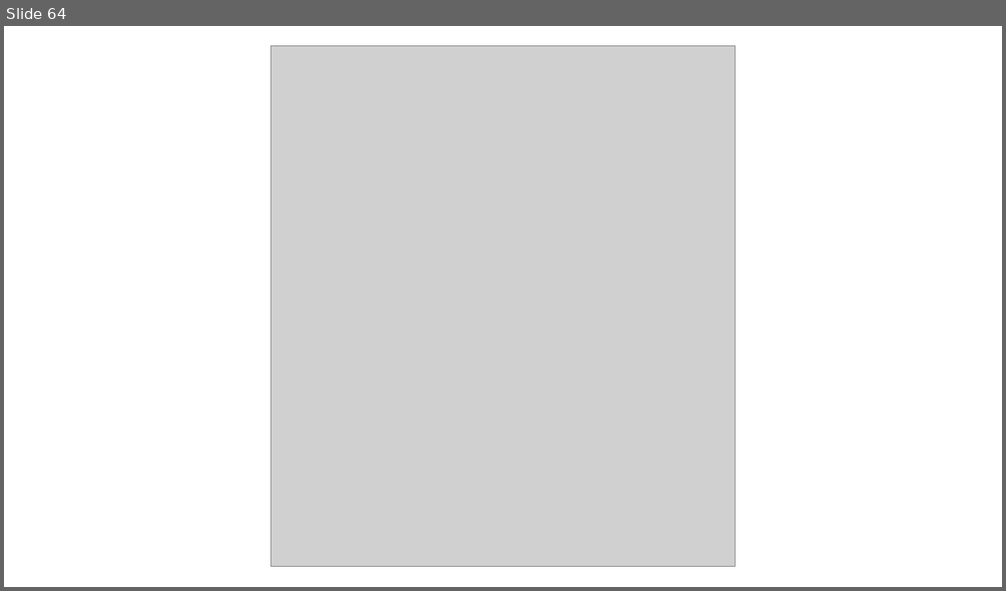
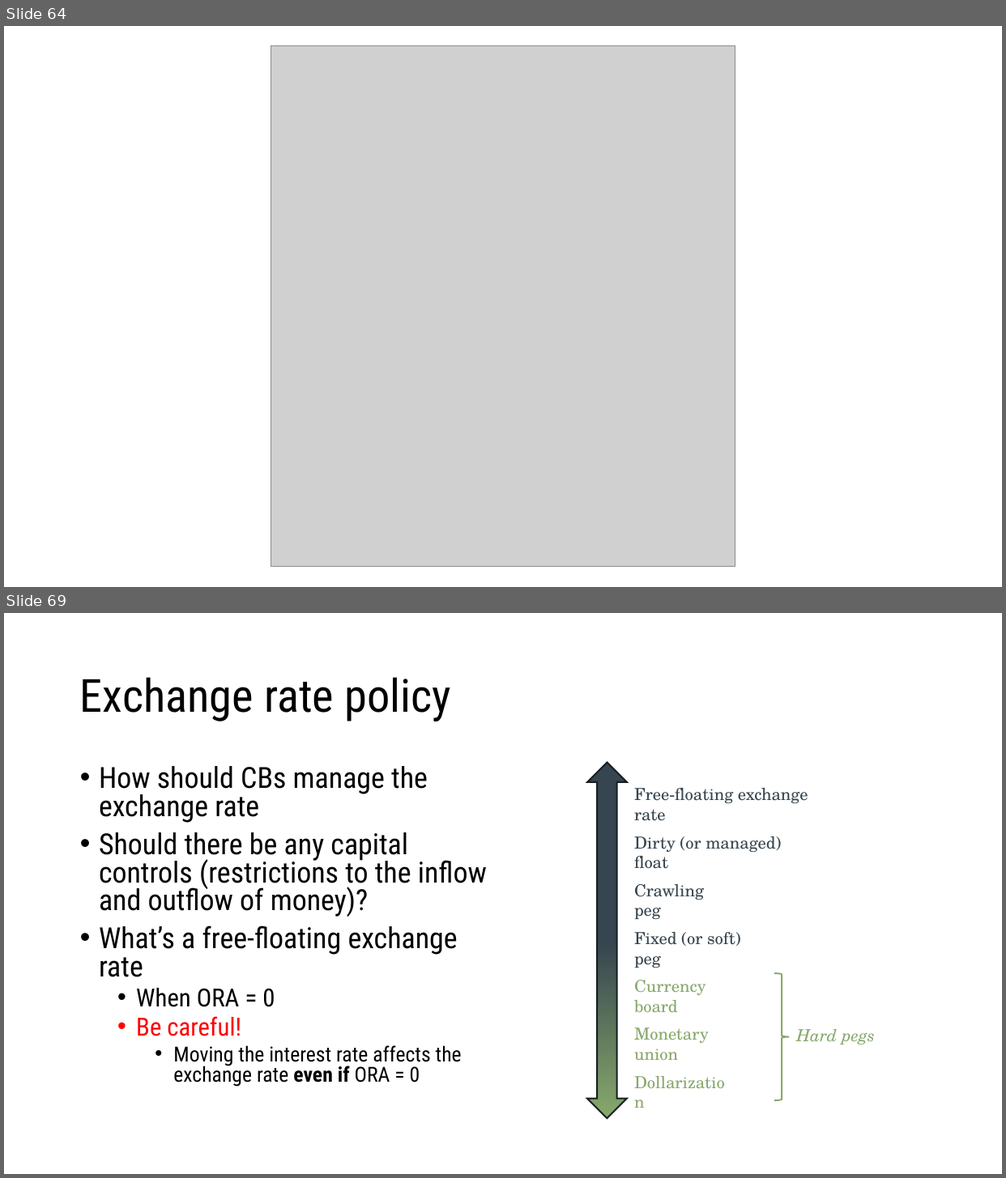
Before and after one commit to ncachanosky/ECON-3320-online, a slide deck: figures/figures.pptx. Shown one above the other, each under a label of ours: slide 64 before the commit, slides 64 and 69 after it; the slides between them are not shown. The pictures are 1006x591 and 1006x1178 pixels, drawn with LibreOffice and Linux fonts; fonts in the diff are those of the drawing; grey boxes stand for pictures. Boxes give left, top, right and bottom in pixels: in the first picture for what was removed or moved away, otherwise in the second. Text is boxed around its words. In the diff, an @@ line names an element or a change of style, - is before the commit and + after.

```diff
--- a/figures/figures.pptx
+++ b/figures/figures.pptx
@@ slide 69 added at (4, 613, 1002, 1174), background #FFFFFF @@
@@ title added at (80, 677, 451, 722), 44 pt, text #000000 @@
+Exchange rate policy
@@ text added at (99, 766, 487, 1087), 28 pt, text #000000 @@
+• How should CBs manage the exchange rate
+• Should there be any capital controls (restrictions to the inflow and outflow of money)?
+• What’s a free-floating exchange rate
+  • When ORA = 0
+  • Be careful!
+    • Moving the interest rate affects the exchange rate even if ORA = 0
@@ up down arrow added at (587, 763, 627, 1119), fill gradient #36454F to #87A96B, outline #181E23 1.5 pt @@
@@ text added at (634, 788, 808, 821), 16 pt, text #36454F @@
+Free-floating exchange rate
@@ text added at (634, 837, 781, 869), 16 pt, text #36454F @@
+Dirty (or managed) float
@@ text added at (634, 884, 704, 919), 16 pt, text #36454F @@
+Crawling peg
@@ text added at (634, 932, 741, 968), 16 pt, text #36454F @@
+Fixed (or soft) peg
@@ right brace added at (774, 973, 790, 1101), outline #87A96B 1.5 pt @@
@@ text added at (634, 980, 706, 1012), 16 pt, text #87A96B @@
+Currency board
@@ text added at (634, 1028, 709, 1060), 16 pt, text #87A96B @@
+Monetary union
@@ text added at (796, 1029, 875, 1045), 16 pt, text #87A96B, italic @@
+Hard pegs
@@ text added at (627, 1068, 739, 1096), 16 pt, text #87A96B @@
+Dollarization
```
Also in this commit, not shown: 3 slides changed, 8 other slides added, 2 slides removed, 28 other files.
